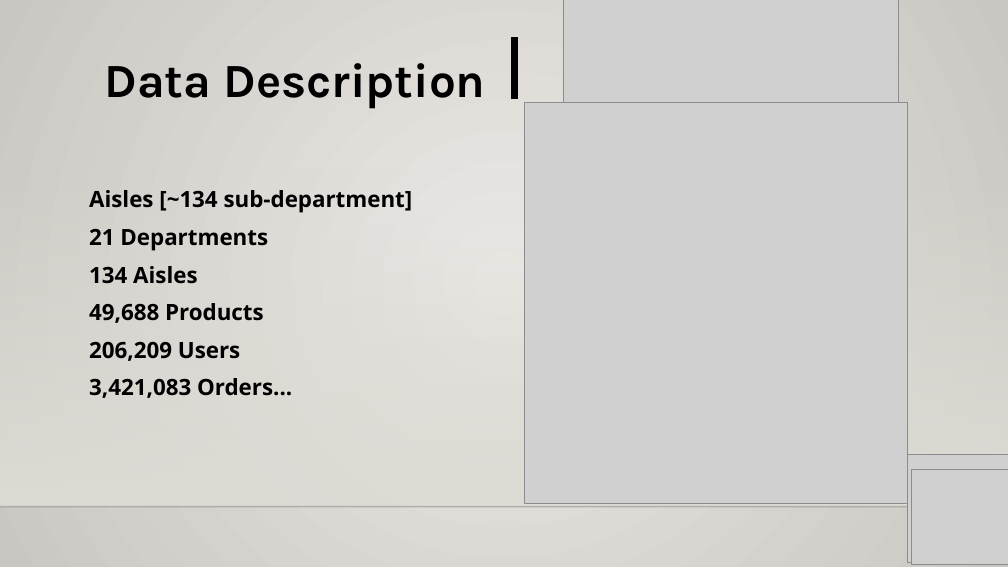
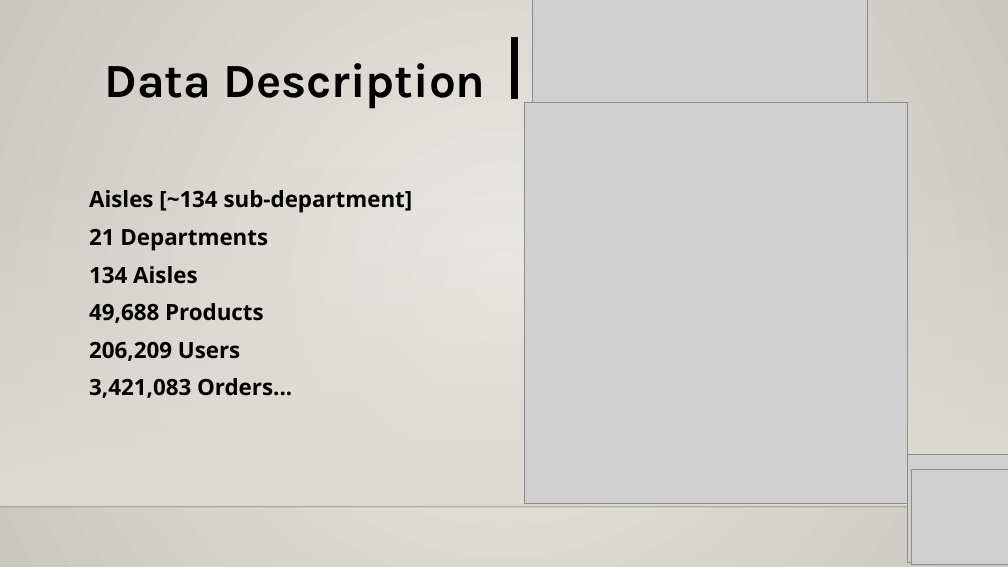
Before and after one commit to bharath21gaju/GroceryItems_Recommender, a slide deck: slide 4 of MidTerm_USML.pptx (slide 3 before the commit). Drawn at 1008x567 pixels with LibreOffice and Linux fonts; fonts in the diff are those of the drawing; grey boxes stand for pictures; background and template pictures are left out. Boxes give left, top, right and bottom in pixels: in the first picture for what was removed or moved away, otherwise in the second. Text is boxed around its words. In the diff, an @@ line names an element or a change of style, - is before the commit and + after.

```diff
--- a/MidTerm_USML.pptx
+++ b/MidTerm_USML.pptx
@@ picture: place and size @@
-picture at (563,0,898,163)
+picture at (533,0,868,172)
@@ text removed at (885,66,898,84) @@
-10
```
Also in this commit, not shown: 13 other slides changed, 1 slide added, 12 slides removed.
